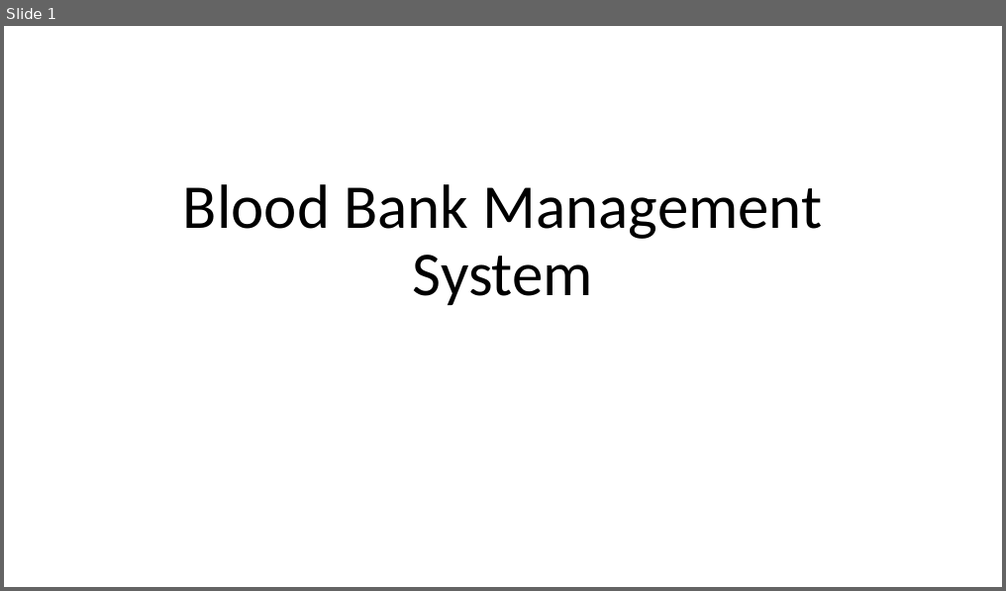
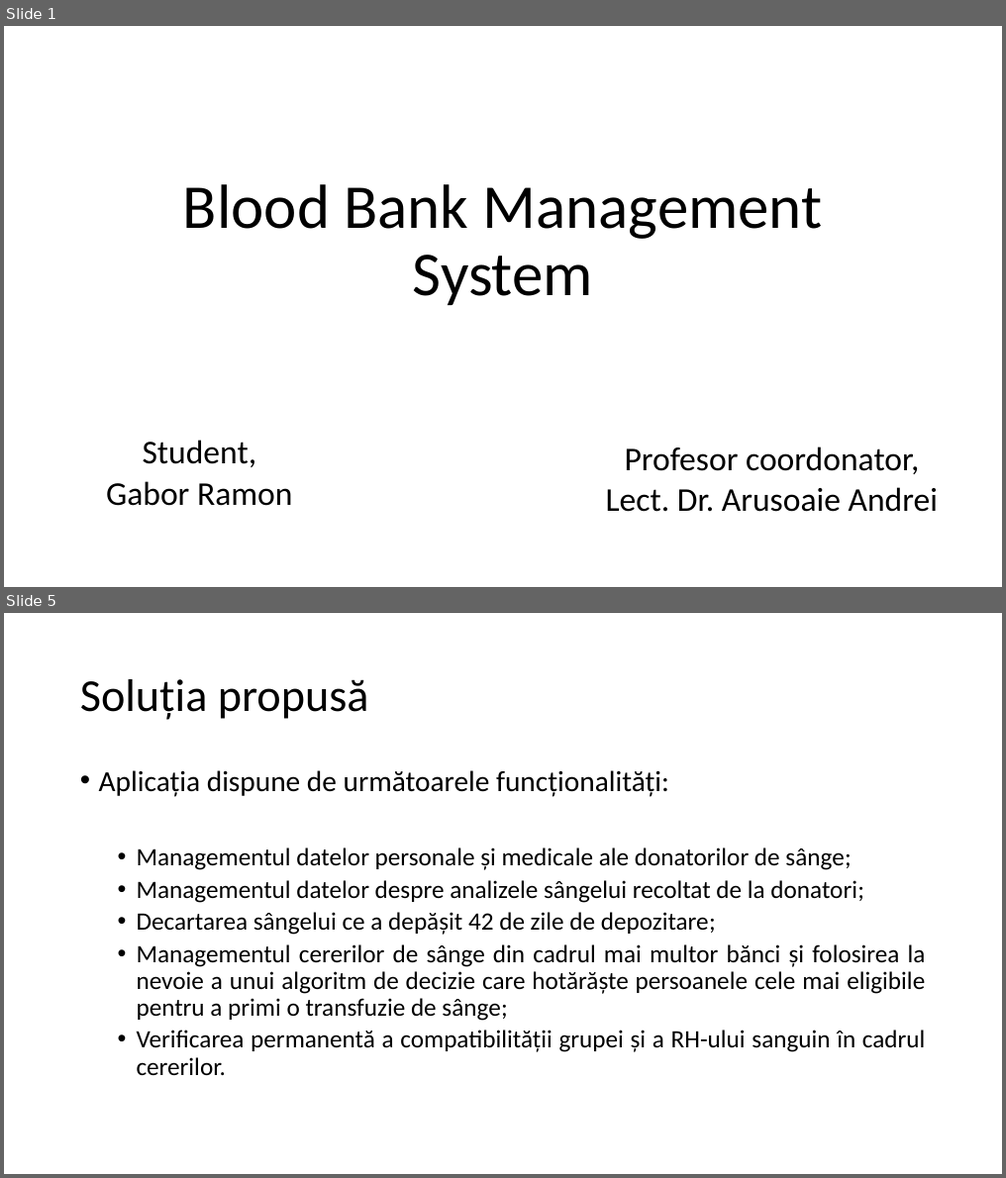
Before and after one commit to ramongabor95/Licenta, a slide deck: Licenta-Ramon Gabor.pptx. Shown one above the other, each under a label of ours: slide 1 before the commit, slides 1 and 5 after it; the slides between them are not shown. The pictures are 1006x591 and 1006x1178 pixels, drawn with LibreOffice and Linux fonts; fonts in the diff are those of the drawing. Boxes give left, top, right and bottom in pixels: in the first picture for what was removed or moved away, otherwise in the second. Text is boxed around its words. In the diff, an @@ line names an element or a change of style, - is before the commit and + after.

```diff
--- a/Licenta-Ramon Gabor.pptx
+++ b/Licenta-Ramon Gabor.pptx
@@ slide 5 added at bbox=[4, 613, 1002, 1174], background #FFFFFF @@
@@ title added at bbox=[80, 679, 369, 720], 44 pt, text #000000 @@
+Soluția propusă
@@ text added at bbox=[99, 770, 926, 1075], 24 pt, text #000000 @@
+• Aplicația dispune de următoarele funcționalități:
+  • Managementul datelor personale și medicale ale donatorilor de sânge;
+  • Managementul datelor despre analizele sângelui recoltat de la donatori;
+  • Decartarea sângelui ce a depășit 42 de zile de depozitare;
+  • Managementul cererilor de sânge din cadrul mai multor bănci și folosirea la nevoie a unui algoritm de decizie care hotărăște persoanele cele mai eligibile pentru a primi o transfuzie de sânge;
+  • Verificarea permanentă a compatibilității grupei și a RH-ului sanguin în cadrul cererilor.
@@ slide 1 changed as well @@
@@ subtitle added at bbox=[106, 440, 293, 506], 32 pt, text #000000 @@
+Student,
+Gabor Ramon
@@ text added at bbox=[606, 447, 938, 512], 32 pt, text #000000 @@
+Profesor coordonator,
+Lect. Dr. Arusoaie Andrei
```
Also in this commit, not shown: 11 other slides added.
